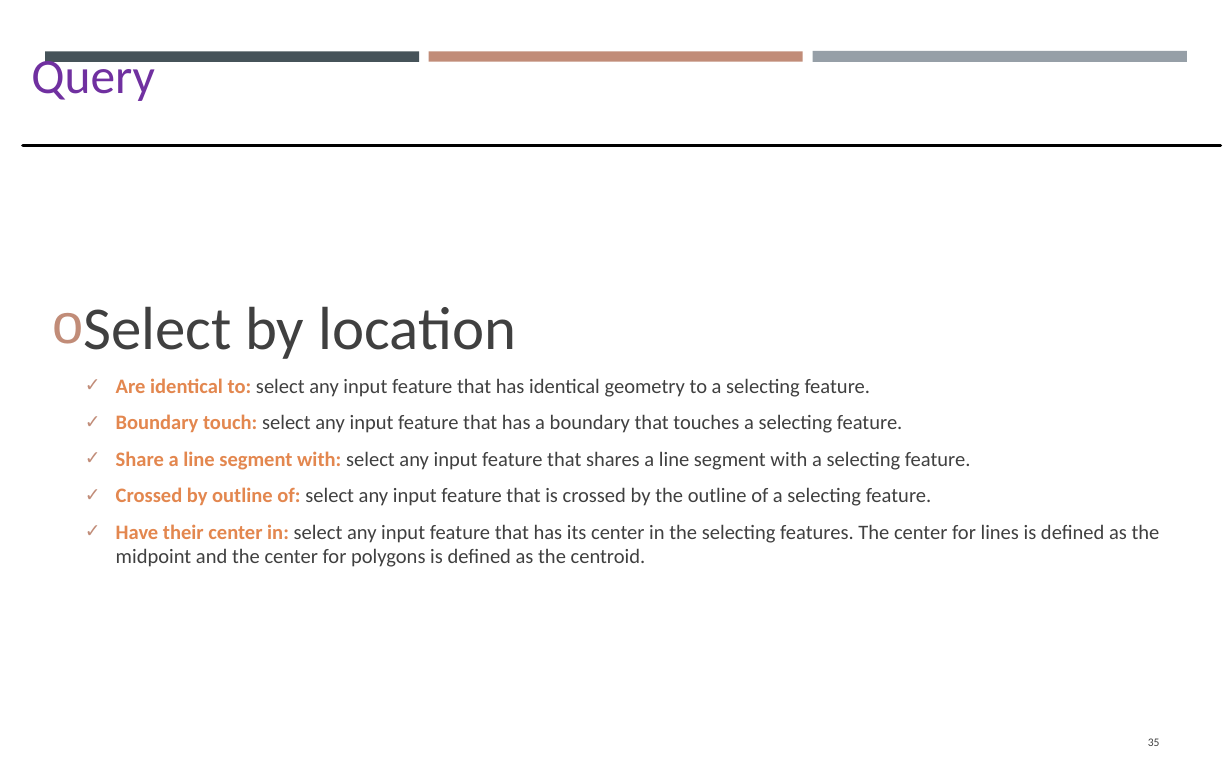
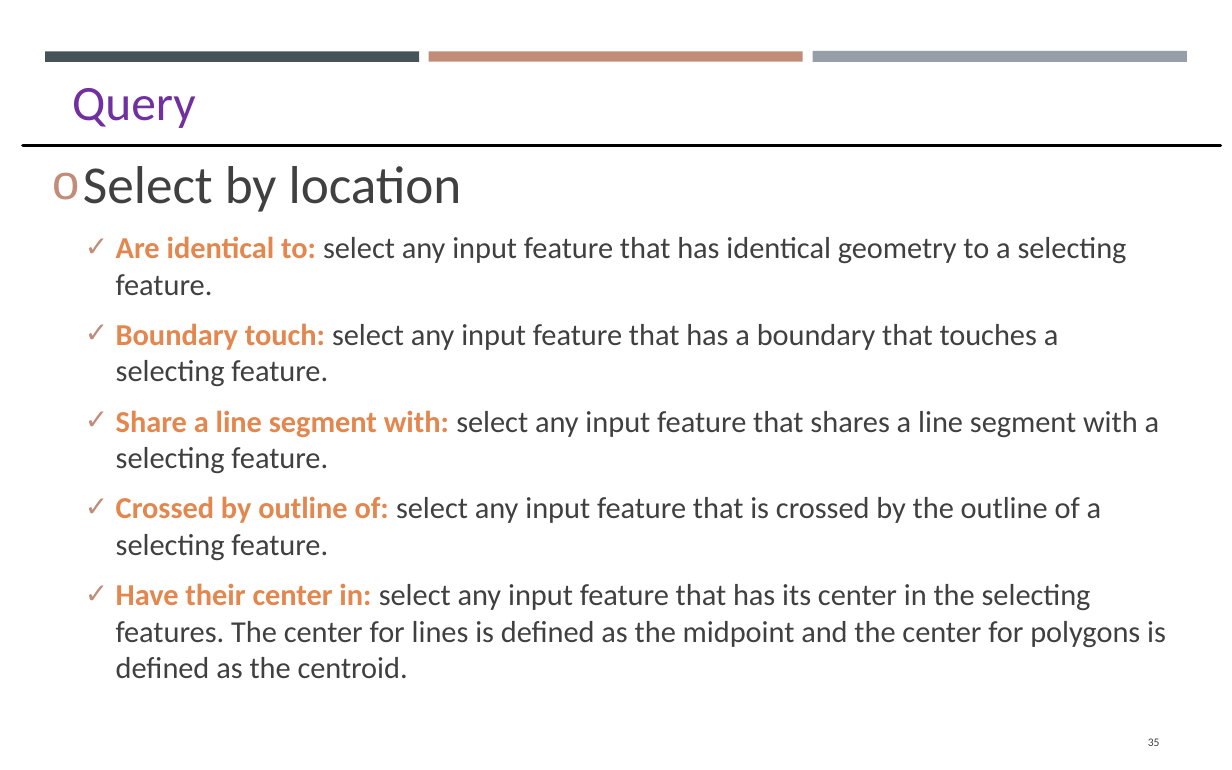
Before and after one commit to gisynw/GIS_I, a slide deck: slide 35 of docs/Lectures/Week05/Week05_GEOG2475_TU.pptx. Drawn at 1232x770 pixels with LibreOffice and Linux fonts; fonts in the diff are those of the drawing. Boxes give left, top, right and bottom in pixels: in the first picture for what was removed or moved away, otherwise in the second. Text is boxed around its words. In the diff, an @@ line names an element or a change of style, - is before the commit and + after.

```diff
--- a/docs/Lectures/Week05/Week05_GEOG2475_TU.pptx
+++ b/docs/Lectures/Week05/Week05_GEOG2475_TU.pptx
@@ text "Query" rewrapped from (31, 53, 155, 101) to (72, 88, 196, 128) @@
@@ text "Select by location": place and size @@
-text "Select by location" at (83, 306, 1160, 567)
+text "Select by location" at (83, 166, 1166, 678)
@@ text "Select by location" at (83, 166, 1166, 678): size 32 to 28 pt in "Select by location"; size 10.8 to 16 pt; more space between paragraphs @@
```
Also in this commit, not shown: 9 other slides changed, 3 slides added, 3 slides removed, 24 other files.
